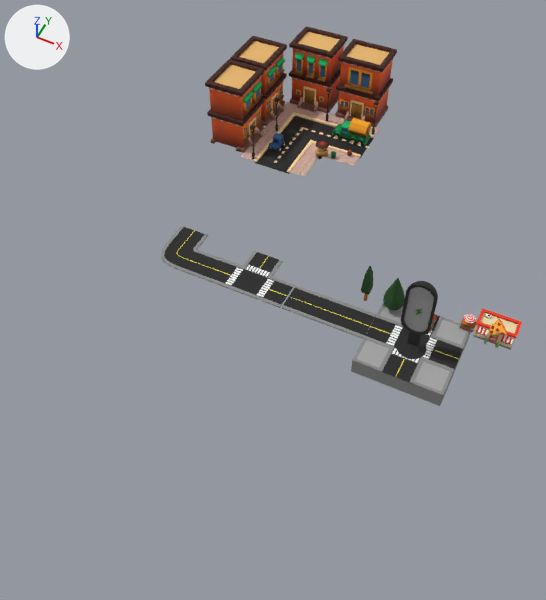
The glTF model data/cityandroads.glb: old version first, new version second.
Before and after are seen from a camera (50 mm lens) standing at (0.93, -5.23, 6.4) and looking at (-1.59, -0.2, 0.11). Arrows for +X, +Y and +Z are at upper left; the lights stay in place. The picture after the commit comes second. Where no turn or scale is listed for an object, it has been applied to the vertices. Vertices at exactly the same position are counted once.

Before the edit, the objects in view are built like this:
```python
ob_charge_station = bpy.data.objects.new('charge_station', me_object_0)
ob_charge_station.location = (0.0, 0.0, 0.0)
ob_road_corner = bpy.data.objects.new('road_corner', me_roads_004_asphalt_0)
ob_road_corner.location = (-3.0, 0.0, 0.0)
ob_road_tjunction = bpy.data.objects.new('road_tjunction', me_roads_000_asphalt_0)
ob_road_tjunction.location = (-2.0, 0.0, 0.0)
ob_tile = bpy.data.objects.new('tile', me_cube)
ob_tile.location = (0.0, 0.0, 0.0)
# also in view: 'pizza_hut' at (0.67, 0.52, 0.15); 'road_straight' at (-1.0, 0.02, 0.0); 'road_cross' at (0.0, 0.0, 0.0); 'streetview' at (-2.71, 3.0, 0.48)
```
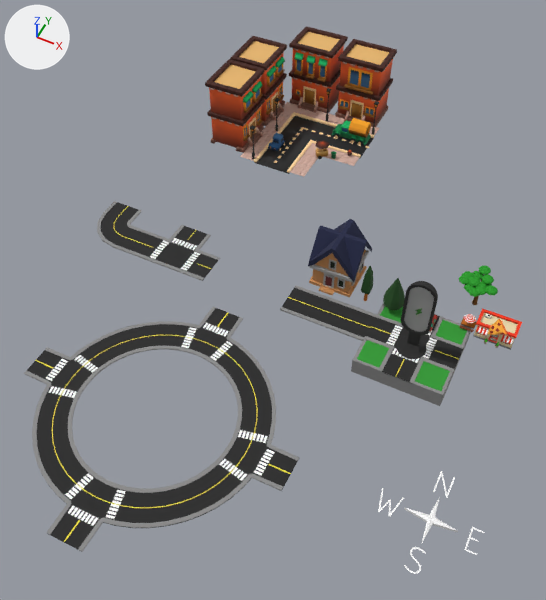
The change, as a list of edits to the scene's bpy script:
```text
Add mat_grass:
    mat_grass = principled_material('Grass')
    mat_grass.base_color = (0.0305, 0.326, 0.0328)  # green #319b33
    mat_grass.roughness = 0.957
Change me_cube:
    where me_cube.from_pydata(...)  # 12 vertices, 20 faces; spans x -0.5..0.5, y -0.5..0.5, z -0.2..0.0
    me_cube part 1: all 2 faces that had it switch from mat_concrete (grey #a4a4a4) to mat_grass (green #319b33)
Change ob_road_corner:
    ob_road_corner.location: (-3.0, 0.0, 0.0) -> (-4.0, 0.0, 0.0)
Change ob_road_tjunction:
    ob_road_tjunction.location: (-2.0, 0.0, 0.0) -> (-3.0, 0.0, 0.0)
Add ob_tree_1:
    ob_tree_1 = bpy.data.objects.new('tree_1', me_tree_1)  # 894 vertices, 1688 faces; spans x -0.238..0.21, y -0.203..0.228, z 0.0..0.418; in mat_colore (picture img_image_0)
    ob_tree_1.location = (0.42, 0.87, -0.01)
Add ob_road_roundabout:
    ob_road_roundabout = bpy.data.objects.new('road_roundabout', me_roads_000_asphalt_0_001)  # 1220 vertices, 1584 faces; spans x -1.5..1.5, y -1.5..1.5, z -0.01..0.01; in mat_asphalt_001 (black #292929), mat_dark_concrete_001 (grey #8b8b8b), mat_street_lines_yellow_001 (yellow #e7d93a), mat_street_lines_001 (white #ffffff)
    ob_road_roundabout.location = (-2.0, -2.0, 0.0)
Add ob_house_1:
    ob_house_1 = bpy.data.objects.new('house_1', me_cube_006)  # 295 vertices, 522 faces; spans x -0.279..0.279, y -0.294..0.294, z -0.002..0.66; in mat_material_021 (orange #c68c56), mat_concrete (grey #a4a4a4), mat_green_dark_dark_001 (black #0f1f0c), mat_brick02 (dark red #6e2c2f), mat_material_020 (dark blue #222746)
    ob_house_1.location = (-1.12, 0.54, 0.0)
Add ob_compass:
    ob_compass = bpy.data.objects.new('compass', me_cube_001)  # 893 vertices, 899 faces; spans x -0.499..0.47, y -0.533..0.513, z -0.004..0.05; in mat_material_009 (white #ffffff)
    ob_compass.location = (0.82, -1.86, 0.0)
```

Where the change shows, as pixel boxes [x1, y1, x2, y2] in the pictures (546 x 600 px):
'road_roundabout', added
    after: [24, 307, 299, 552]
    faces in mat_asphalt_001 (black #292929): [27, 308, 299, 552]
    faces in mat_dark_concrete_001 (grey #8b8b8b): [24, 307, 299, 552]
    faces in mat_street_lines_001 (white #ffffff): [46, 323, 274, 526]
    faces in mat_street_lines_yellow_001 (yellow #e7d93a): [35, 312, 291, 542]
'road_tjunction', moved
    before: [203, 251, 294, 308]
    after: [130, 225, 220, 281]
'road_corner', moved
    before: [161, 226, 219, 279]
    after: [97, 201, 148, 254]
'house_1', added
    after: [308, 219, 372, 297]
    faces in mat_material_020 (dark blue #222746): [308, 219, 372, 282]
    faces in mat_material_021 (orange #c68c56): [309, 250, 367, 297]
    faces in mat_concrete (grey #a4a4a4): [310, 249, 369, 289]
'compass', added
    after: [378, 471, 485, 574]
'tree_1', added (green)
    after: [459, 265, 498, 305]
part 1 of me_cube, recoloured (grey to green)
    both: [357, 306, 467, 391]
